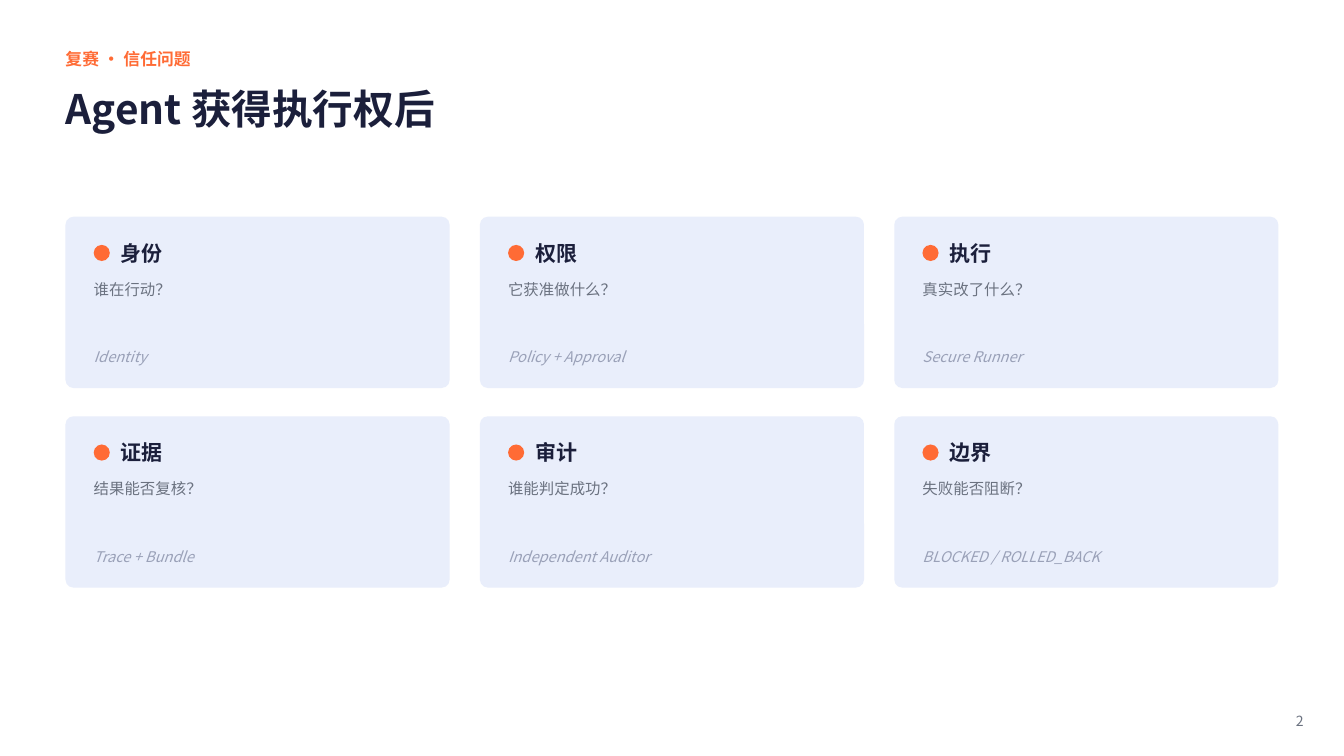
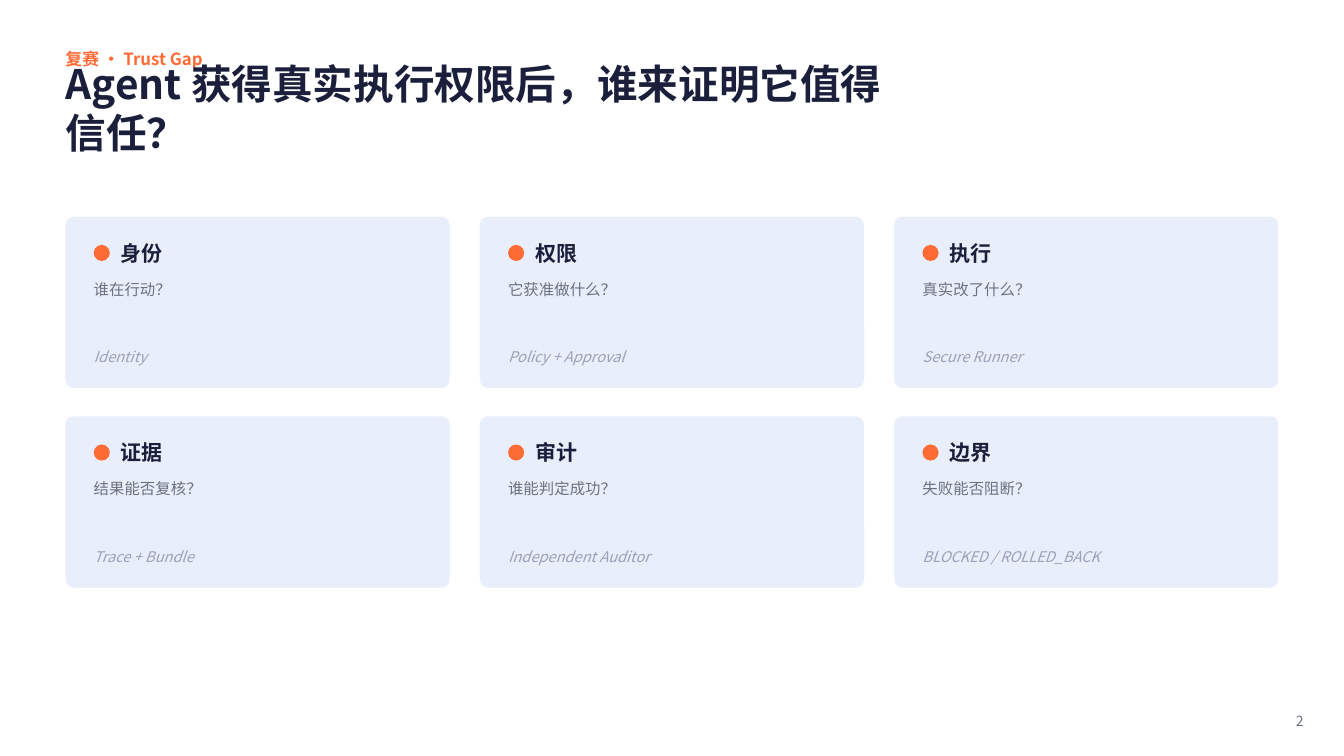
Before and after one commit to JAKIIC/LabOps-Guard, a slide deck: slide 2 of submission/LabOps-Guard-GOAI-复赛方案-v1.0-rc1.pptx. Drawn at 1344x756 pixels with LibreOffice and Linux fonts; fonts in the diff are those of the drawing. Boxes give left, top, right and bottom in pixels: in the first picture for what was removed or moved away, otherwise in the second. Text is boxed around its words. In the diff, an @@ line names an element or a change of style, - is before the commit and + after.

```diff
--- a/submission/LabOps-Guard-GOAI-复赛方案-v1.0-rc1.pptx
+++ b/submission/LabOps-Guard-GOAI-复赛方案-v1.0-rc1.pptx
@@ text at (x1=65, y1=58, x2=881, y2=152): text changed @@
-Agent 获得执行权后
+Agent 获得真实执行权限后，谁来证明它值得信任？
@@ text at (x1=65, y1=48, x2=203, y2=70): text changed @@
-复赛 · 信任问题
+复赛 · Trust Gap
```
Also in this commit, not shown: 13 other slides changed, 4 slides added, 4 slides removed, 1 other file.
